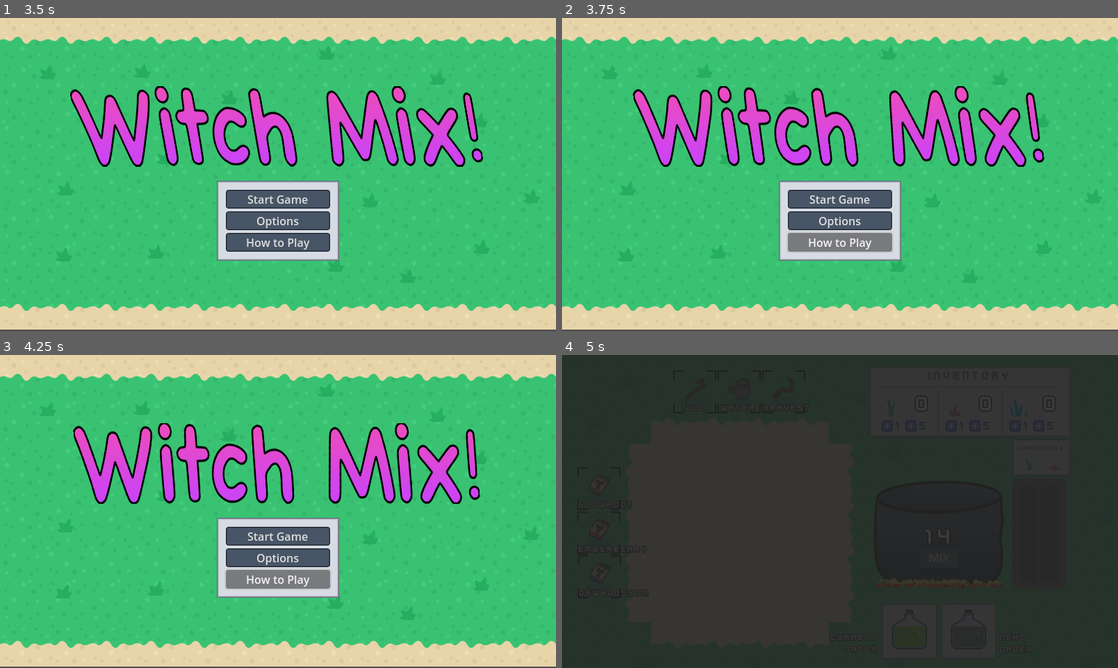
Above: before the commit, frames 1-4 (two rows, left to right).
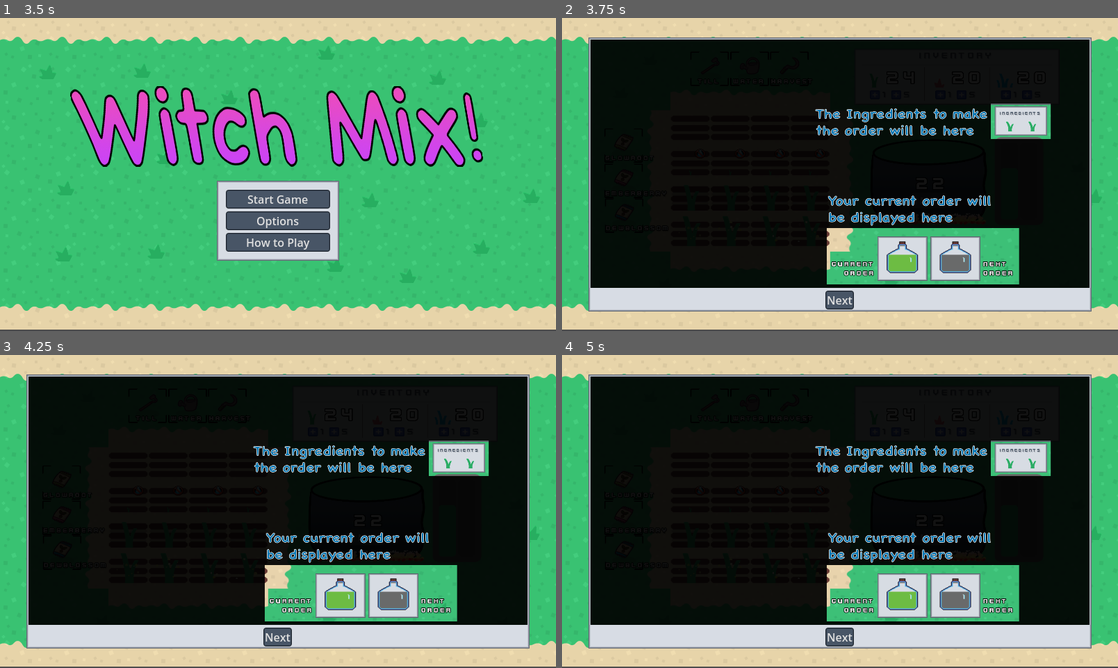
Above: after the commit, the same moments.

Repository: KurzweilTV/godotwild79
Game: Godot game, scene res://ui/intros/Logos.tscn
Same seed, same stepped clock (60 frames per second), same inputs: the game is played once before the commit and once after it.
Inputs (mouse positions are in pixels of both pictures, inside the frame that each line leads up to):
- Up to frame 1 (3.5 s): move the mouse to (400, 158) at 0.52 s; click (400, 158) at 0.67 s; tap Enter at 1.25 s; move the mouse to (166, 190) at 1.27 s; click (166, 190) at 1.42 s; tap Space at 2 s; move the mouse to (333, 105) at 2.02 s; click (333, 105) at 2.17 s; move the mouse to (250, 237) at 2.77 s; click (250, 237) at 2.92 s
- Up to frame 2 (3.75 s): click "How to Play" at 3.5 s
- Up to frame 3 (4.25 s): no input
- Up to frame 4 (5 s): click "Start Game" at 4.25 s

Frame 1 is identical in both runs. In frame 2, 75% of the frame differs, in the area x 4-96%, y 6-94%; in frame 3, 75%; in frame 4, 100%, in the area x 0-100%, y 0-100%.

Commit message:
game complete
end of day crunch

Diff:
--- a/default_bus_layout.tres
+++ b/default_bus_layout.tres
@@ -11,5 +11,5 @@
 bus/2/solo = false
 bus/2/mute = false
 bus/2/bypass_fx = false
-bus/2/volume_db = -4.76812
+bus/2/volume_db = -9.63278
 bus/2/send = &"Master"
--- a/gameboard/Main.tscn
+++ b/gameboard/Main.tscn
@@ -19,6 +19,7 @@
 [ext_resource type="LabelSettings" uid="uid://k7ywr16t344m" path="res://ui/inv_label_settings.tres" id="21_t4dus"]
 [ext_resource type="Texture2D" uid="uid://ctnhxkpc5idmk" path="res://crops/art/grass4.png" id="22_46mt3"]
 [ext_resource type="Texture2D" uid="uid://c7kwm2uiu0otl" path="res://crops/art/sparkle_particlepng.png" id="23_fnfwq"]
+[ext_resource type="PackedScene" uid="uid://cp841ph1ve3ls" path="res://ui/gameover/game_over_screen.tscn" id="24_h73k3"]
 [ext_resource type="Texture2D" uid="uid://ckyxggn68vokn" path="res://ui/Buttons/AddButtonSmall.png" id="26_jgy31"]
 [ext_resource type="AudioStream" uid="uid://duaidpw3p8e67" path="res://audio/music/FarmersMarket.mp3" id="26_nu03s"]
 [ext_resource type="PackedScene" uid="uid://d38jq6ycjg8fp" path="res://gameboard/decoration/grass_deco.tscn" id="27_nu03s"]
@@ -147,9 +148,10 @@
 &"fade": SubResource("Animation_1ieex")
 }
 
-[node name="Main" type="Node2D"]
+[node name="Main" type="Node2D" node_paths=PackedStringArray("cauldron")]
 texture_filter = 2
 script = ExtResource("1_0titf")
+cauldron = NodePath("Cauldron")
 
 [node name="Gameboard" type="TileMapLayer" parent="."]
 tile_map_data = PackedByteArray("AAAAAAAAAAAAAAAAAAABAAAAAAAAAAAAAAACAAAAAAAAAAAAAAADAAAAAAAAAAAAAAAEAAAAAAAAAAAAAAAFAA …(1584 unchanged characters)…
@@ -526,6 +528,11 @@
 }
 autoplay = "fade"
 
+[node name="GameOverScreen" parent="GameUI" instance=ExtResource("24_h73k3")]
+visible = false
+offset_top = 2.0
+offset_bottom = 2.0
+
 [node name="Sounds" type="Node" parent="."]
 
 [node name="Music" type="AudioStreamPlayer" parent="Sounds"]
--- a/gameboard/cauldron/scripts/cauldron.gd
+++ b/gameboard/cauldron/scripts/cauldron.gd
@@ -1,5 +1,7 @@
 class_name Cauldron
 extends Node2D
+
+signal time_added(time)
 
 @export var current_mixture: Mixture = preload("res://mixtures/blazebloom.tres")
 @onready var liquid: Sprite2D = $Liquid
@@ -153,8 +155,10 @@
 	var ing2_filled = "ingredient_2" in cook_slots and cook_slots["ingredient_2"].get("count", 0) >= cook_slots["ingredient_2"].get("required", 0)
 
 	if ing1_filled and ing2_filled:
-		print("Mixing %s" % current_mixture.mixture_name)
+		time_added.emit(current_mixture.time_value)
+		GameManager.add_points(1)
+		order_scene.cycle_in_next_order()
 		reset_cauldron()
-		order_scene.cycle_in_next_order()
+
 	else:
 		GlobalCursor.float_text("Ingredients\nmissing!", Color.RED)
--- a/gameboard/main.gd
+++ b/gameboard/main.gd
@@ -1,10 +1,21 @@
 extends Node2D
 
 @onready var music: AudioStreamPlayer = %Music
-
+@export var cauldron : Cauldron
+@onready var countdown_timer: Control = $GameUI/CountdownTimer
+@onready var game_over_screen: Control = $GameUI/GameOverScreen
 
 func _ready() -> void:
+	MessageBus.connect("gameover", initiate_gameover)
+	cauldron.connect("time_added", add_gametime)
 	play_bgm()
+	GameManager.reset_score()
+
+func add_gametime(seconds):
+	countdown_timer.add_time_to_timer(seconds)
+
+func initiate_gameover():
+	game_over_screen.show()
 
 func play_bgm() -> void:
 	if Settings.music_enabled:
--- a/gameboard/timer/countdown_timer.gd
+++ b/gameboard/timer/countdown_timer.gd
@@ -12,6 +12,12 @@
 		time_label.modulate = Color.RED
 	else: time_label.modulate = Color.WHITE
 
+func add_time_to_timer(seconds):
+	var time_remaining = game_timer.time_left
+	game_timer.stop()
+	game_timer.wait_time = time_remaining + seconds
+	game_timer.start()
+
 func _on_game_timer_timeout() -> void:
 	print("Gameover")
 	MessageBus.gameover.emit()
--- a/gameboard/timer/countdown_timer.tscn
+++ b/gameboard/timer/countdown_timer.tscn
@@ -21,7 +21,7 @@
 vertical_alignment = 2
 
 [node name="GameTimer" type="Timer" parent="."]
-wait_time = 15.0
+wait_time = 90.0
 one_shot = true
 autostart = true
 
--- a/globals/inventory.gd
+++ b/globals/inventory.gd
@@ -5,7 +5,7 @@
 
 @export var ui_location: Vector2
 @export var contents: Dictionary = {}
-@export var debug_inventory : bool = true
+@export var debug_inventory : bool = false
 
 func _ready() -> void:
 	if debug_inventory:
--- /dev/null
+++ b/globals/manager.gd
@@ -0,0 +1,10 @@
+extends Node
+
+var player_score : int
+
+func add_points(count):
+	player_score += count
+
+func reset_score() -> bool:
+	player_score = 0
+	return true
--- a/mixtures/distilled_dewberry.tres
+++ b/mixtures/distilled_dewberry.tres
@@ -12,5 +12,5 @@
 ingredient_2 = ExtResource("1_ra3o0")
 ingredient_2_amount = 6
 mixture_icon = ExtResource("2_jsgtc")
-time_value = 20
+time_value = 30
 metadata/_custom_type_script = "uid://dcolyfj2k0sko"
--- a/mixtures/distilled_emberberry.tres
+++ b/mixtures/distilled_emberberry.tres
@@ -12,5 +12,5 @@
 ingredient_2 = ExtResource("1_8wj4n")
 ingredient_2_amount = 6
 mixture_icon = ExtResource("2_rb61r")
-time_value = 15
+time_value = 20
 metadata/_custom_type_script = "uid://dcolyfj2k0sko"
--- a/mixtures/distilled_glowroot.tres
+++ b/mixtures/distilled_glowroot.tres
@@ -12,5 +12,5 @@
 ingredient_2 = ExtResource("1_rbodb")
 ingredient_2_amount = 6
 mixture_icon = ExtResource("2_owylv")
-time_value = 10
+time_value = 20
 metadata/_custom_type_script = "uid://dcolyfj2k0sko"
--- a/mixtures/steam_tonic.tres
+++ b/mixtures/steam_tonic.tres
@@ -13,5 +13,5 @@
 ingredient_2 = ExtResource("2_hb8ff")
 ingredient_2_amount = 6
 mixture_icon = ExtResource("3_hb8ff")
-time_value = 15
+time_value = 20
 metadata/_custom_type_script = "uid://dcolyfj2k0sko"
--- a/project.godot
+++ b/project.godot
@@ -23,6 +23,7 @@
 Inventory="*res://globals/inventory.gd"
 MessageBus="*res://globals/message_bus.gd"
 Settings="*res://globals/settings.gd"
+GameManager="*res://globals/manager.gd"
 
 [display]
 
--- /dev/null
+++ b/ui/gameover/game_over_screen.gd
@@ -0,0 +1,11 @@
+extends Control
+
+@onready var score_label: Label = $PanelContainer/VBoxContainer/HBoxContainer/ScoreLabel
+
+func _process(_delta: float) -> void:
+	score_label.text = str(GameManager.player_score)
+
+
+func _on_button_pressed() -> void:
+	GameManager.reset_score()
+	get_tree().reload_current_scene()
--- /dev/null
+++ b/ui/gameover/game_over_screen.tscn
@@ -0,0 +1,72 @@
+[gd_scene load_steps=2 format=3 uid="uid://cp841ph1ve3ls"]
+
+[ext_resource type="Script" uid="uid://cddslgeuptif7" path="res://ui/gameover/game_over_screen.gd" id="1_djsln"]
+
+[node name="GameOverScreen" type="Control"]
+layout_mode = 3
+anchors_preset = 15
+anchor_right = 1.0
+anchor_bottom = 1.0
+grow_horizontal = 2
+grow_vertical = 2
+script = ExtResource("1_djsln")
+
+[node name="Darken" type="ColorRect" parent="."]
+layout_mode = 1
+anchors_preset = 15
+anchor_right = 1.0
+anchor_bottom = 1.0
+grow_horizontal = 2
+grow_vertical = 2
+color = Color(0, 0, 0, 0.588235)
+
+[node name="PanelContainer" type="PanelContainer" parent="."]
+layout_mode = 1
+anchors_preset = 8
+anchor_left = 0.5
+anchor_top = 0.5
+anchor_right = 0.5
+anchor_bottom = 0.5
+offset_left = -151.0
+offset_top = -63.0
+offset_right = 151.0
+offset_bottom = 63.0
+grow_horizontal = 2
+grow_vertical = 2
+
+[node name="VBoxContainer" type="VBoxContainer" parent="PanelContainer"]
+layout_mode = 2
+
+[node name="Label" type="Label" parent="PanelContainer/VBoxContainer"]
+layout_mode = 2
+text = "GameOver"
+horizontal_alignment = 1
+
+[node name="HSeparator" type="HSeparator" parent="PanelContainer/VBoxContainer"]
+layout_mode = 2
+
+[node name="HBoxContainer" type="HBoxContainer" parent="PanelContainer/VBoxContainer"]
+layout_mode = 2
+
+[node name="Label" type="Label" parent="PanelContainer/VBoxContainer/HBoxContainer"]
+layout_mode = 2
+text = "Successful Potions: "
+
+[node name="ScoreLabel" type="Label" parent="PanelContainer/VBoxContainer/HBoxContainer"]
+layout_mode = 2
+size_flags_horizontal = 3
+text = "0"
+horizontal_alignment = 2
+
+[node name="Control" type="Control" parent="PanelContainer/VBoxContainer"]
+layout_mode = 2
+size_flags_vertical = 3
+
+[node name="HSeparator2" type="HSeparator" parent="PanelContainer/VBoxContainer"]
+layout_mode = 2
+
+[node name="Button" type="Button" parent="PanelContainer/VBoxContainer"]
+layout_mode = 2
+text = "Try again?"
+
+[connection signal="pressed" from="PanelContainer/VBoxContainer/Button" to="." method="_on_button_pressed"]
--- a/ui/menu/main_menu.gd
+++ b/ui/menu/main_menu.gd
@@ -4,6 +4,10 @@
 @onready var sound_slider: HSlider = %SoundSlider
 @onready var anims: AnimationPlayer = $AnimationPlayer
 @onready var blur: ColorRect = $Blur
+@onready var tutorial_window_4: PanelContainer = $TutorialWindow4
+@onready var tutorial_window_3: PanelContainer = $TutorialWindow3
+@onready var tutorial_window_2: PanelContainer = $TutorialWindow2
+@onready var tutorial_window_1: PanelContainer = $TutorialWindow1
 
 @export var game_scene : PackedScene = preload("res://gameboard/Main.tscn")
 
@@ -51,3 +55,31 @@
 	anims.play_backwards("fade")
 	await anims.animation_finished
 	get_tree().change_scene_to_packed(game_scene)
+
+
+func _on_tutorial_button_pressed() -> void:
+	if options_open:
+		anims.play_backwards("options_slide_in")
+		blur.hide()
+		options_open = false
+
+	tutorial_window_1.show()
+	tutorial_window_2.show()
+	tutorial_window_3.show()
+	tutorial_window_4.show()
+
+
+func _on_tut_next_1_pressed() -> void:
+	tutorial_window_1.hide()
+
+
+func _on_tut_next_2_pressed() -> void:
+	tutorial_window_2.hide()
+
+
+func _on_tut_next_3_pressed() -> void:
+	tutorial_window_3.hide()
+
+
+func _on_tut_next_4_pressed() -> void:
+	tutorial_window_4.hide()
--- a/ui/menu/main_menu.tscn
+++ b/ui/menu/main_menu.tscn
@@ -1,12 +1,17 @@
-[gd_scene load_steps=14 format=4 uid="uid://dyi8ugkymhpnd"]
+[gd_scene load_steps=19 format=4 uid="uid://dyi8ugkymhpnd"]
 
 [ext_resource type="Script" uid="uid://b4roya83wjoyo" path="res://ui/menu/main_menu.gd" id="1_37pjl"]
 [ext_resource type="Theme" uid="uid://chcy1qbc04tlt" path="res://ui/themes/main_theme.tres" id="1_or6mk"]
 [ext_resource type="TileSet" uid="uid://csr2ya14hmqvd" path="res://gameboard/scenes/MainTilemap.tres" id="3_gvx18"]
+[ext_resource type="AudioStream" uid="uid://duaidpw3p8e67" path="res://audio/music/FarmersMarket.mp3" id="3_h2671"]
 [ext_resource type="PackedScene" uid="uid://d38jq6ycjg8fp" path="res://gameboard/decoration/grass_deco.tscn" id="4_4gkdq"]
 [ext_resource type="Shader" uid="uid://s46wq6hiqx3o" path="res://ui/menu/blur.gdshader" id="5_yc8k7"]
 [ext_resource type="Texture2D" uid="uid://brcs84hyqaua5" path="res://globals/jam_art/JamWildCards.png" id="6_4aijq"]
 [ext_resource type="Texture2D" uid="uid://bosvkjn4870nq" path="res://ui/menu/WitchMixLogo.png" id="7_8gmgf"]
+[ext_resource type="Texture2D" uid="uid://brlevrshjxmrn" path="res://ui/menu/tutorial/tutorial1.png" id="9_u4nky"]
+[ext_resource type="Texture2D" uid="uid://qwe8m1g734nt" path="res://ui/menu/tutorial/tutorial2.png" id="10_r5t3j"]
+[ext_resource type="Texture2D" uid="uid://cm68fx4jnbsti" path="res://ui/menu/tutorial/tutorial3.png" id="11_r5t3j"]
+[ext_resource type="Texture2D" uid="uid://ddgghkcpo56f3" path="res://ui/menu/tutorial/tutorial4.png" id="12_t3kfx"]
 
 [sub_resource type="Animation" id="Animation_or6mk"]
 length = 0.001
@@ -191,6 +196,11 @@
 theme = ExtResource("1_or6mk")
 script = ExtResource("1_37pjl")
 
+[node name="AudioStreamPlayer" type="AudioStreamPlayer" parent="."]
+stream = ExtResource("3_h2671")
+autoplay = true
+bus = &"Music"
+
 [node name="AnimationPlayer" type="AnimationPlayer" parent="."]
 libraries = {
 &"": SubResource("AnimationLibrary_gvx18")
@@ -339,7 +349,7 @@
 layout_mode = 2
 max_value = 1.0
 step = 0.1
-value = 0.7
+value = 0.5
 
 [node name="SoundLabel" type="Label" parent="SlideoverOptions/MarginContainer/VBoxContainer"]
 layout_mode = 2
@@ -351,7 +361,7 @@
 layout_mode = 2
 max_value = 1.0
 step = 0.1
-value = 0.7
+value = 0.5
 
 [node name="HSeparator2" type="HSeparator" parent="SlideoverOptions/MarginContainer/VBoxContainer"]
 layout_mode = 2
@@ -410,7 +420,140 @@
 mouse_filter = 2
 color = Color(0.141176, 0.141176, 0.141176, 1)
 
+[node name="TutorialWindow4" type="PanelContainer" parent="."]
+visible = false
+z_index = 20
+z_as_relative = false
+layout_mode = 1
+anchors_preset = 8
+anchor_left = 0.5
+anchor_top = 0.5
+anchor_right = 0.5
+anchor_bottom = 0.5
+offset_left = -362.0
+offset_top = -197.0
+offset_right = 362.0
+offset_bottom = 197.0
+grow_horizontal = 2
+grow_vertical = 2
+
+[node name="VBoxContainer" type="VBoxContainer" parent="TutorialWindow4"]
+layout_mode = 2
+
+[node name="TextureRect" type="TextureRect" parent="TutorialWindow4/VBoxContainer"]
+layout_mode = 2
+size_flags_vertical = 3
+texture = ExtResource("12_t3kfx")
+expand_mode = 1
+
+[node name="TutNext4" type="Button" parent="TutorialWindow4/VBoxContainer"]
+layout_mode = 2
+size_flags_horizontal = 4
+size_flags_vertical = 4
+text = "Next"
+
+[node name="TutorialWindow3" type="PanelContainer" parent="."]
+visible = false
+z_index = 20
+z_as_relative = false
+layout_mode = 1
+anchors_preset = 8
+anchor_left = 0.5
+anchor_top = 0.5
+anchor_right = 0.5
+anchor_bottom = 0.5
+offset_left = -362.0
+offset_top = -197.0
+offset_right = 362.0
+offset_bottom = 197.0
+grow_horizontal = 2
+grow_vertical = 2
+
+[node name="VBoxContainer" type="VBoxContainer" parent="TutorialWindow3"]
+layout_mode = 2
+
+[node name="TextureRect" type="TextureRect" parent="TutorialWindow3/VBoxContainer"]
+layout_mode = 2
+size_flags_vertical = 3
+texture = ExtResource("11_r5t3j")
+expand_mode = 1
+
+[node name="TutNext3" type="Button" parent="TutorialWindow3/VBoxContainer"]
+layout_mode = 2
+size_flags_horizontal = 4
+size_flags_vertical = 4
+text = "Next"
+
+[node name="TutorialWindow2" type="PanelContainer" parent="."]
+visible = false
+z_index = 20
+z_as_relative = false
+layout_mode = 1
+anchors_preset = 8
+anchor_left = 0.5
+anchor_top = 0.5
+anchor_right = 0.5
+anchor_bottom = 0.5
+offset_left = -362.0
+offset_top = -197.0
+offset_right = 362.0
+offset_bottom = 197.0
+grow_horizontal = 2
+grow_vertical = 2
+
+[node name="VBoxContainer" type="VBoxContainer" parent="TutorialWindow2"]
+layout_mode = 2
+
+[node name="TextureRect" type="TextureRect" parent="TutorialWindow2/VBoxContainer"]
+layout_mode = 2
+size_flags_vertical = 3
+texture = ExtResource("10_r5t3j")
+expand_mode = 1
+
+[node name="TutNext2" type="Button" parent="TutorialWindow2/VBoxContainer"]
+layout_mode = 2
+size_flags_horizontal = 4
+size_flags_vertical = 4
+text = "Next"
+
+[node name="TutorialWindow1" type="PanelContainer" parent="."]
+visible = false
+z_index = 20
+z_as_relative = false
+layout_mode = 1
+anchors_preset = 8
+anchor_left = 0.5
+anchor_top = 0.5
+anchor_right = 0.5
+anchor_bottom = 0.5
+offset_left = -362.0
+offset_top = -197.0
+offset_right = 362.0
+offset_bottom = 197.0
+grow_horizontal = 2
+grow_vertical = 2
+
+[node name="VBoxContainer" type="VBoxContainer" parent="TutorialWindow1"]
+layout_mode = 2
+
+[node name="TextureRect" type="TextureRect" parent="TutorialWindow1/VBoxContainer"]
+layout_mode = 2
+size_flags_vertical = 3
+texture = ExtResource("9_u4nky")
+expand_mode = 1
+
+[node name="TutNext1" type="Button" parent="TutorialWindow1/VBoxContainer"]
+layout_mode = 2
+size_flags_horizontal = 4
+size_flags_vertical = 4
+text = "Next"
+
 [connection signal="toggled" from="SlideoverOptions/MarginContainer/VBoxContainer/FullScreen/FullScreenButton" to="." method="_on_full_screen_button_toggled"]
 [connection signal="pressed" from="SlideoverOptions/MarginContainer/VBoxContainer/OptCloseButton" to="." method="_on_opt_close_button_pressed"]
 [connection signal="pressed" from="MenuContainer/MarginContainer/MenuStack/StartButton" to="." method="_on_start_button_pressed"]
 [connection signal="pressed" from="MenuContainer/MarginContainer/MenuStack/OptionsButton" to="." method="_on_options_button_pressed"]
+[connection signal="pressed" from="MenuContainer/MarginContainer/MenuStack/TutorialButton" to="." method="_on_tutorial_button_pressed"]
+[connection signal="pressed" from="TutorialWindow4/VBoxContainer/TutNext4" to="." method="_on_tut_next_4_pressed"]
+[connection signal="pressed" from="TutorialWindow3/VBoxContainer/TutNext3" to="." method="_on_tut_next_3_pressed"]
+[connection signal="pressed" from="TutorialWindow2/VBoxContainer/TutNext2" to="." method="_on_tut_next_2_pressed"]
+[connection signal="pressed" from="TutorialWindow1/VBoxContainer/TutNext1" to="." method="_on_tut_next_1_pressed"]
Not shown: 1 places in gameboard/Main.tscn that only renumber resources
Not shown, added: globals/manager.gd.uid
Not shown, added: ui/gameover/game_over_screen.gd.uid
Binary file added: ui/menu/tutorial/tutorial1.png
Binary file added: ui/menu/tutorial/tutorial2.png
Binary file added: ui/menu/tutorial/tutorial3.png
Binary file added: ui/menu/tutorial/tutorial4.png
Not shown, added: ui/menu/tutorial/tutorial.pxd
